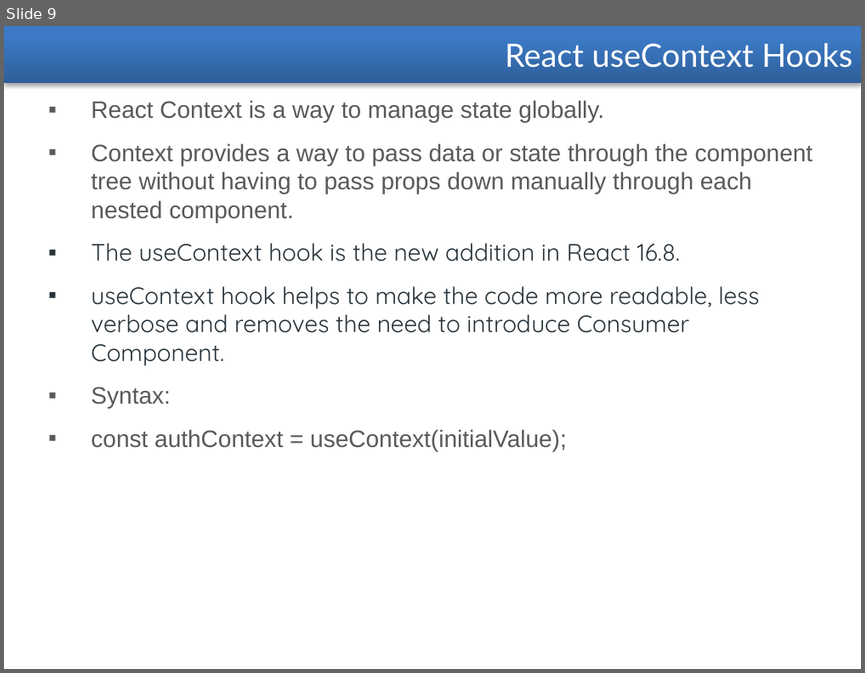
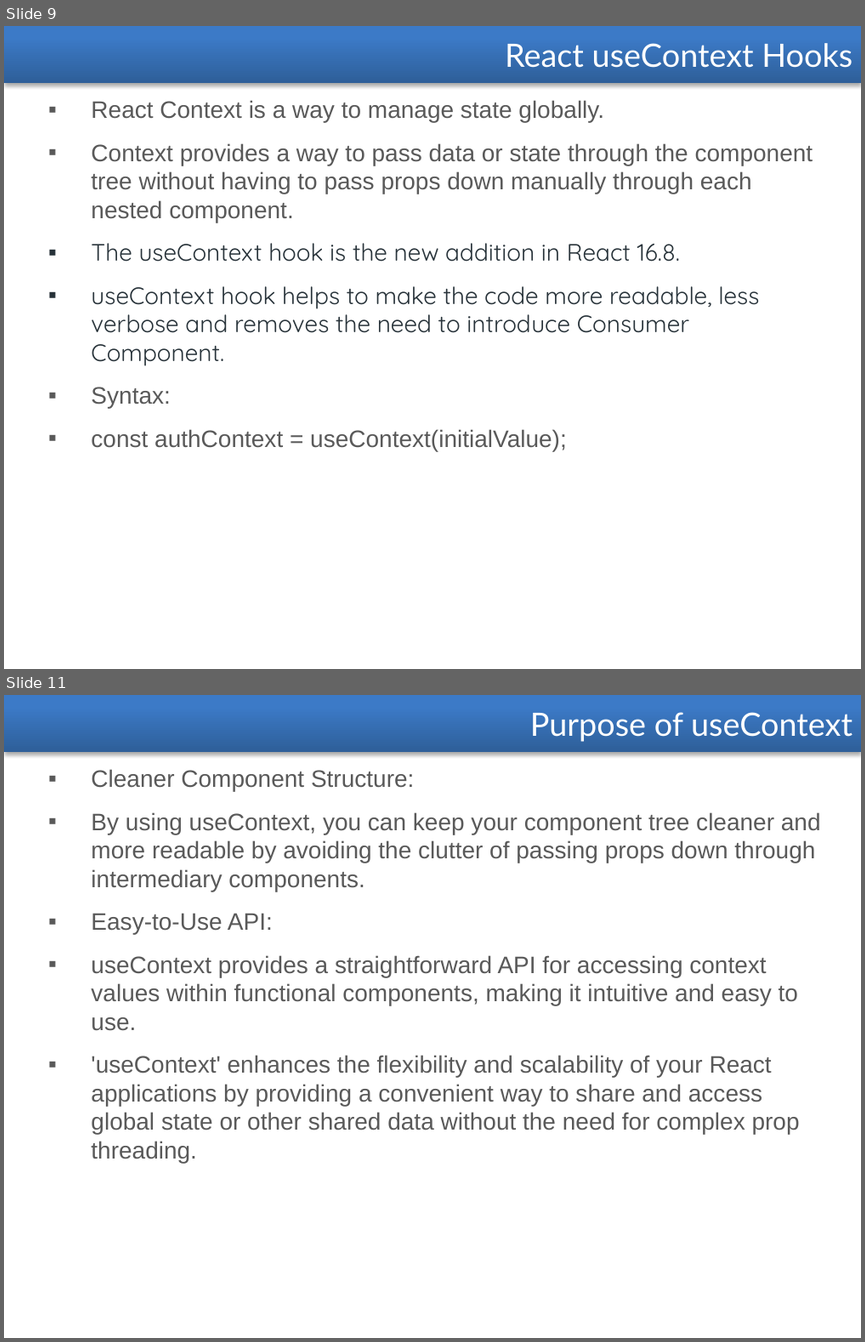
Before and after one commit to santuparsi/react-dotnet-repo, a slide deck: React/PPT/React-Hooks.pptx. Shown one above the other, each under a label of ours: slide 9 before the commit, slides 9 and 11 after it; the slides between them are not shown. The pictures are 865x673 and 865x1342 pixels, drawn with LibreOffice and Linux fonts; fonts in the diff are those of the drawing. Boxes give left, top, right and bottom in pixels: in the first picture for what was removed or moved away, otherwise in the second. Text is boxed around its words. In the diff, an @@ line names an element or a change of style, - is before the commit and + after.

```diff
--- a/React/PPT/React-Hooks.pptx
+++ b/React/PPT/React-Hooks.pptx
@@ slide 11 added at bbox=[4, 695, 861, 1338], background #FFFFFF @@
@@ rectangle added at bbox=[4, 695, 861, 753], fill gradient #2F5F99 to #3D7CC7 to #3A7CCB, 27 pt, text #FFFFFF @@
+Purpose of useContext
@@ text added at bbox=[91, 769, 821, 1163], 20 pt, text #595959 @@
+▪ Cleaner Component Structure:
+▪ By using useContext, you can keep your component tree cleaner and more readable by avoiding the clutter of passing props down through intermediary components.
+▪ Easy-to-Use API:
+▪ useContext provides a straightforward API for accessing context values within functional components, making it intuitive and easy to use.
+▪ 'useContext' enhances the flexibility and scalability of your React applications by providing a convenient way to share and access global state or other shared data without the need for complex prop threading.
```
Also in this commit, not shown: 2 other slides added, 12 other files.
